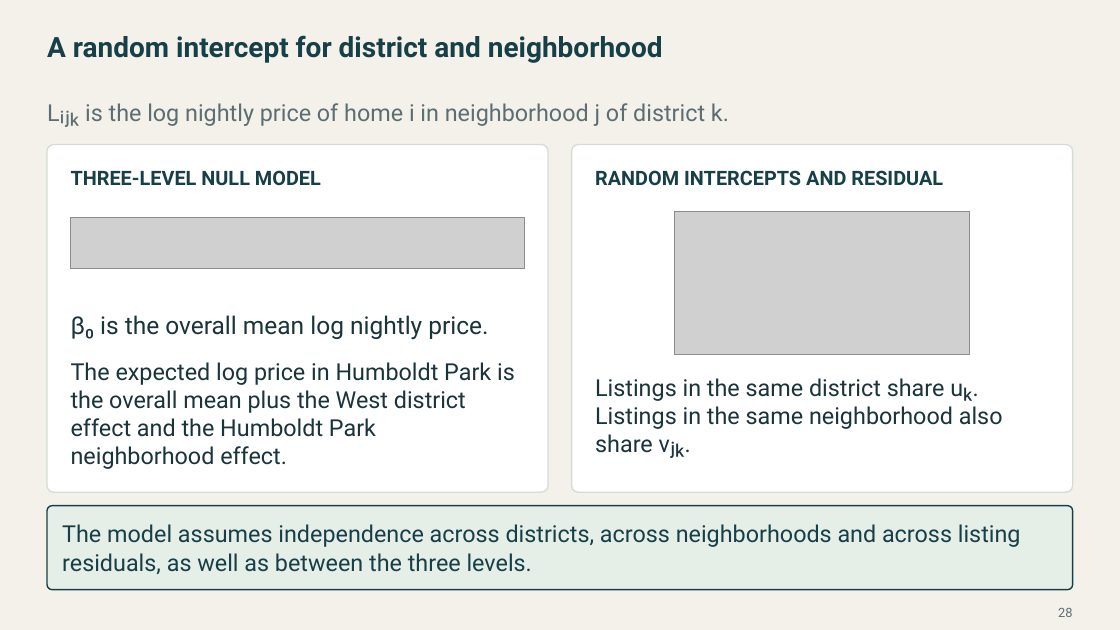
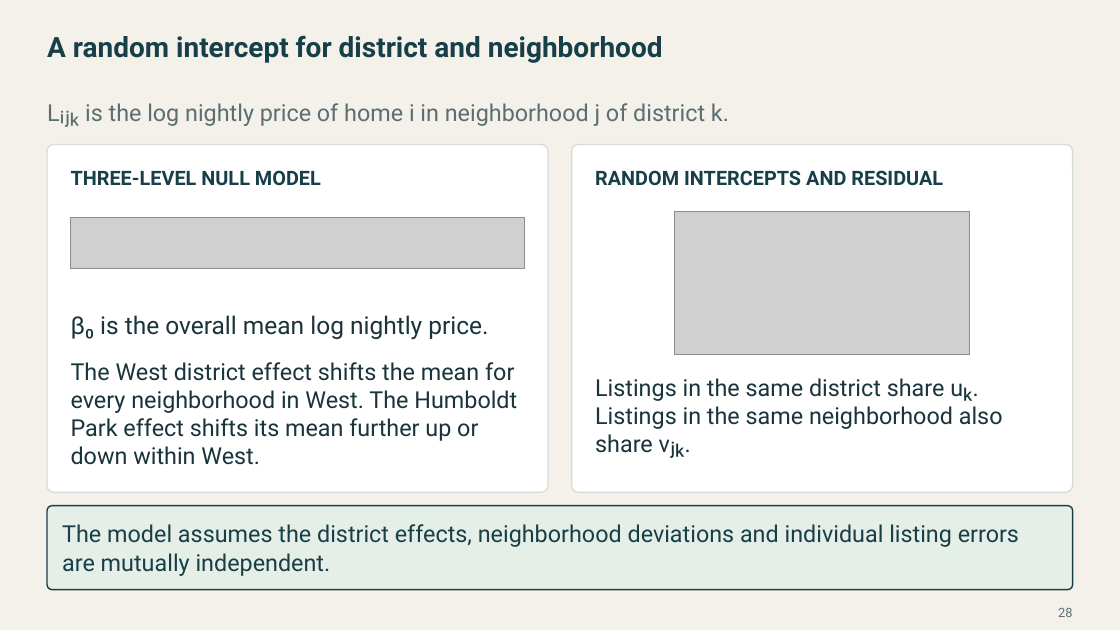
Before and after one commit to Postmus/BeyondMLR, a slide deck: slide 28 of lectures_2627/week3/Beyond_MLR_Week_3.pptx. Drawn at 1120x630 pixels with LibreOffice and Linux fonts; fonts in the diff are those of the drawing; grey boxes stand for pictures. Boxes give left, top, right and bottom in pixels: in the first picture for what was removed or moved away, otherwise in the second. Text is boxed around its words. In the diff, an @@ line names an element or a change of style, - is before the commit and + after.

```diff
--- a/lectures_2627/week3/Beyond_MLR_Week_3.pptx
+++ b/lectures_2627/week3/Beyond_MLR_Week_3.pptx
@@ text at <box>71,362,517,465</box>: text changed @@
-The expected log price in Humboldt Park is the overall mean plus the West district effect and the Humboldt Park neighborhood effect.
+The West district effect shifts the mean for every neighborhood in West. The Humboldt Park effect shifts its mean further up or down within West.
@@ text at <box>62,524,1019,576</box>: text changed @@
-The model assumes independence across districts, across neighborhoods and across listing residuals, as well as between the three levels.
+The model assumes the district effects, neighborhood deviations and individual listing errors are mutually independent.
```
Also in this commit, not shown: 10 other slides changed, 1 slide added, 1 slide removed, 13 other files.
